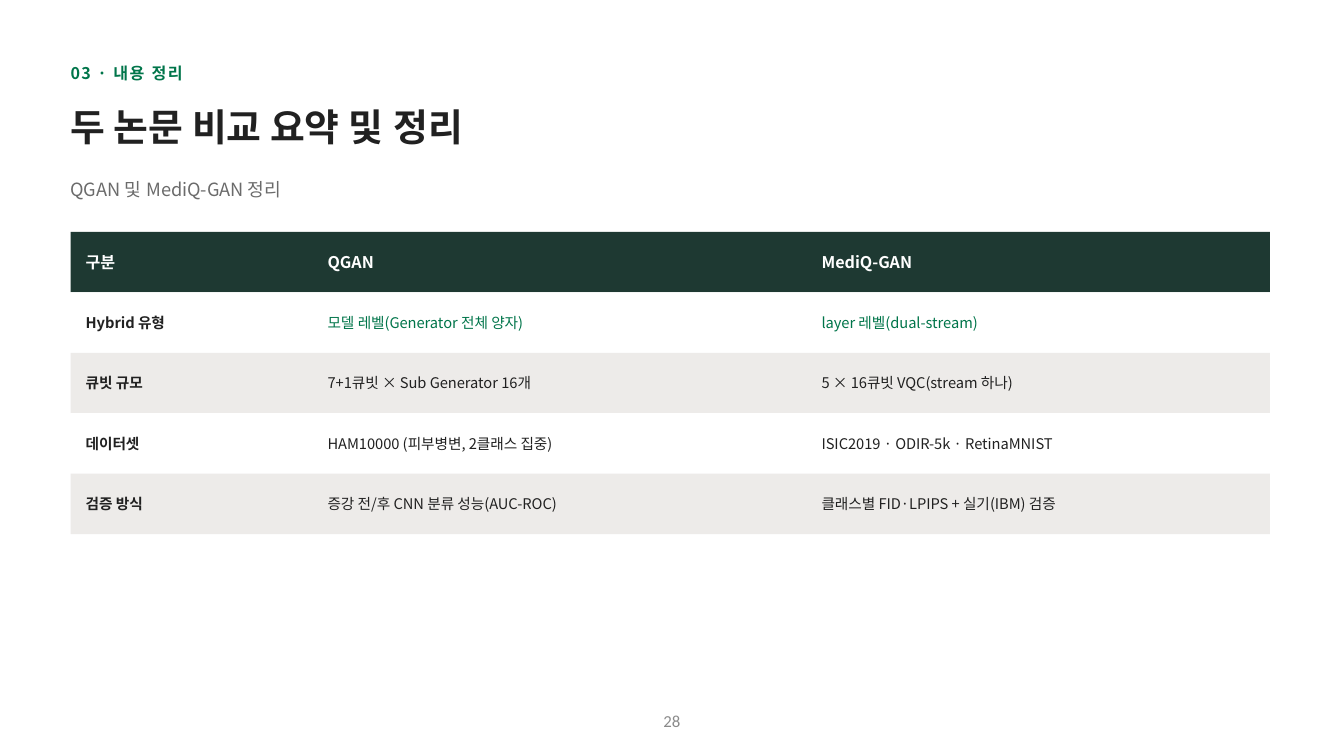
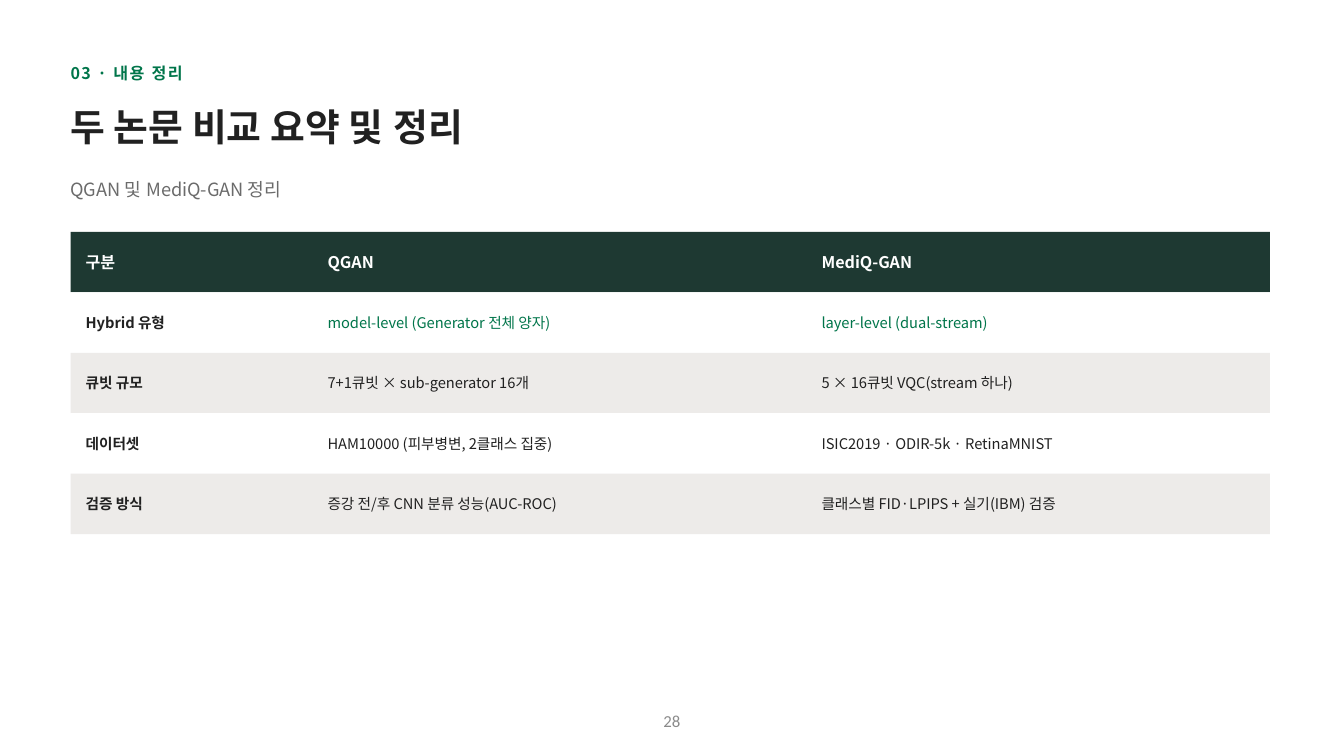
Before and after one commit to hyunhp/skin_disease_qml, a slide deck: slide 28 of practice/day1_slides/day1_theory_slides.pptx. Drawn at 1344x756 pixels with LibreOffice and Linux fonts; fonts in the diff are those of the drawing. Boxes give left, top, right and bottom in pixels: in the first picture for what was removed or moved away, otherwise in the second. Text is boxed around its words. In the diff, an @@ line names an element or a change of style, - is before the commit and + after.

```diff
--- a/practice/day1_slides/day1_theory_slides.pptx
+++ b/practice/day1_slides/day1_theory_slides.pptx
@@ text at [328,316,550,331]: text changed @@
-모델 레벨(Generator 전체 양자)
+model-level (Generator 전체 양자)
@@ text at [822,316,987,332]: text changed @@
-layer 레벨(dual-stream)
+layer-level (dual-stream)
@@ text at [328,376,529,392]: text changed @@
-7+1큐빗 × Sub Generator 16개
+7+1큐빗 × sub-generator 16개
```
Also in this commit, not shown: 15 other slides changed, 1 other file.
